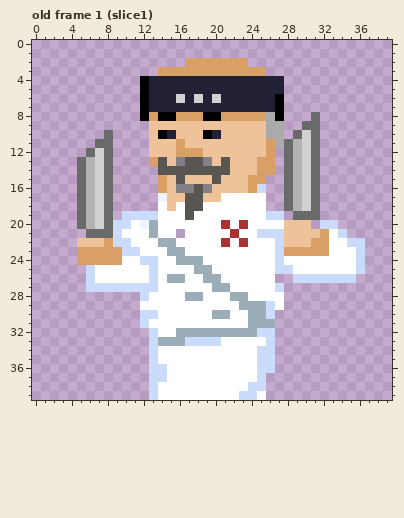
Pixel-art file, stored at assets/chef2.ase. The picture above was drawn from the file before the commit.
40x40 pixels, 8 frames. Shown: old frame 1 (slice1).
After:
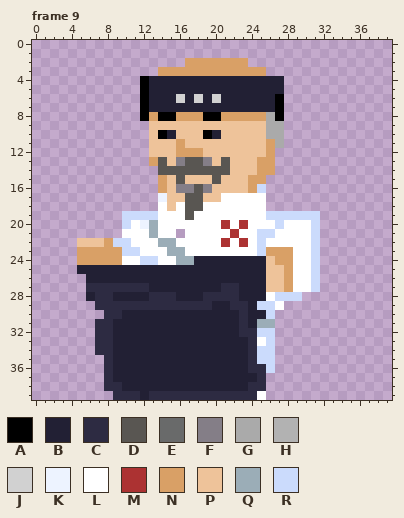
Palette (. is transparent): A #000000  B #222034  C #2d2b42  D #595652  E #696a6a  F #847e87  G #aaaaaa  H #b2b2b2  J #d1d1d1  K #edf3ff  L #ffffff  M #ac3232  N #d9a066  P #eec39a  Q #9badb7  R #cbdbfc
A new or re-ordered frame is compared with the old frame closest to it.
Change:
frames 8 -> 9
--- frame 9 is new; against old frame 1 (slice1)
@@ x 0..39 @@
  7 ............ABBBBBBBBBBBBBBA............
- 8 ............ANAANNNAANNNNNGA...E........
- 9 .............PPPPPPPPPPPPPGG..EE........
-10 ........E....PABPPPABPPPPPGG.EJE........
-11 .......EE....PPPNPPPPPPPPPNGEHJE........
-12 ......EJE....PPPNNNPPPPPPPN.EHJE........
-13 .....EHJE....NDPFDDFPDPPPNN.EHJE........
-14 .....EHJE.....DDDDDDDDPPPNN.EHJE........
-15 .....EHJE.....NPDPPPDPPPNN..EHJE........
-16 .....EHJE.....NPFFDFPPPPNR..EHJE........
-17 .....EHJE.....KPPDDPPLLLLL..EHJE........
-18 .....EHJE.....LPLDDLLLLLLL..EHJE........
-19 .....EHJE.RRRRLLLDLLLLLLLLRR.EEE........
-20 .....EHJERRLKQLLLLLLLMLMLLLLPPP.RR......
-21 ......EEERLLLQLL.LLLLLMLLRRRPPPPNLR.....
-22 .....PPPNRRLLLQQLLLLLMLMLLLRPPPNNLLRR...
-23 .....NNNNNRRLLLQQLLLLLLLLLLRNNNNNLLLR...
-24 .....NNNNNLLRRLLQQQLLLLLLLLRLLLLLLLLR...
-25 ......RLLLLLLRLLLLQQLLLLLLLRRLLLLLLLR...
-26 ......RLLLLLLRLQQLLQQLLLLLL..RRRRRRR....
-27 ......RRRRRRRRLLLLLLQQLLLLLR............
-28 ............RLLLLQQLLLQQLLLL............
-29 ............LLLLLLLLLLLQQQRL............
-30 ............RRLLLLLLQQLLQQR.............
-31 ............RLLLLLLLLLLLQQQ.............
-32 .............RLLQQQQQQQQQRR.............
-33 .............RQQQRRRRLLLLLR.............
-34 .............RLLLLLLLLLLLRR.............
-35 .............RLLLLLLLLLLLRR.............
-36 .............RRLLLLLLLLLLRR.............
-37 .............RRLLLLLLLLLLR..............
-38 .............RLLLLLLLLLLRR..............
-39 .............RLLLLLLLLLRRL..............
+ 8 ............ANAANNNAANNNNNGA............
+ 9 .............PPPPPPPPPPPPPGG............
+10 .............PABPPPABPPPPPGG............
+11 .............PPPNPPPPPPPPPNG............
+12 .............PPPNNNPPPPPPPN.............
+13 .............NDPFDDFPDPPPNN.............
+14 ..............DDDDDDDDPPPNN.............
+15 ..............NPDPPPDPPPNN..............
+16 ..............NPFFDFPPPPNR..............
+17 ..............KPPDDPPLLLLL..............
+18 ..............LPLDDLLLLLLL..............
+19 ..........RRRRLLLDLLLLLLLLRRRRRR........
+20 ..........RLKQLLLLLLLMLMLLLRLLLR........
+21 ..........LLLQLL.LLLLLMLLRRLLLLR........
+22 .....PPPNRRLLLQQLLLLLMLMLRLLLLLR........
+23 .....NNNNNRRLLLQQLLLLLLLLRNNNLLR........
+24 .....NNNNNLLRRLLQQBBBBBBBBPNNLLR........
+25 .....BBBBBBBBBBBBBBBBBBBBBPPNLLR........
+26 ......BBBBBBBBBBBBBBBBBBBBPPNLLR........
+27 ......CCCCCCCBBBBBBBBCCBBBPPNLLR........
+28 ......BCCBBBBCCCBBBCCCCBBBLRRR..........
+29 .......CCCCCCCCCCCCCBBCCBRRL............
+30 ........CCBBBBBBBBBBBBBCBBR.............
+31 .......CCBBBBBBBBBBBBBBCBQQ.............
+32 .......CCBBBBBBBBBBBBBBCCRR.............
+33 .......CCBBBBBBBBBBBBBBBCLR.............
+34 .......CCBBBBBBBBBBBBBBBCRR.............
+35 ........CBBBBBBBBBBBBBBBCRR.............
+36 ........CBBBBBBBBBBBBBBBCCR.............
+37 ........CBBBBBBBBBBBBBBBBC..............
+38 ........CCBBBBBBBBBBBBBBCC..............
+39 .........CCCBCCCCCCCCCCCCL..............
Boxes around the changes in both pictures, in picture pixels (x1, y1, x2, y2):
changed: (77, 112, 365, 400)
